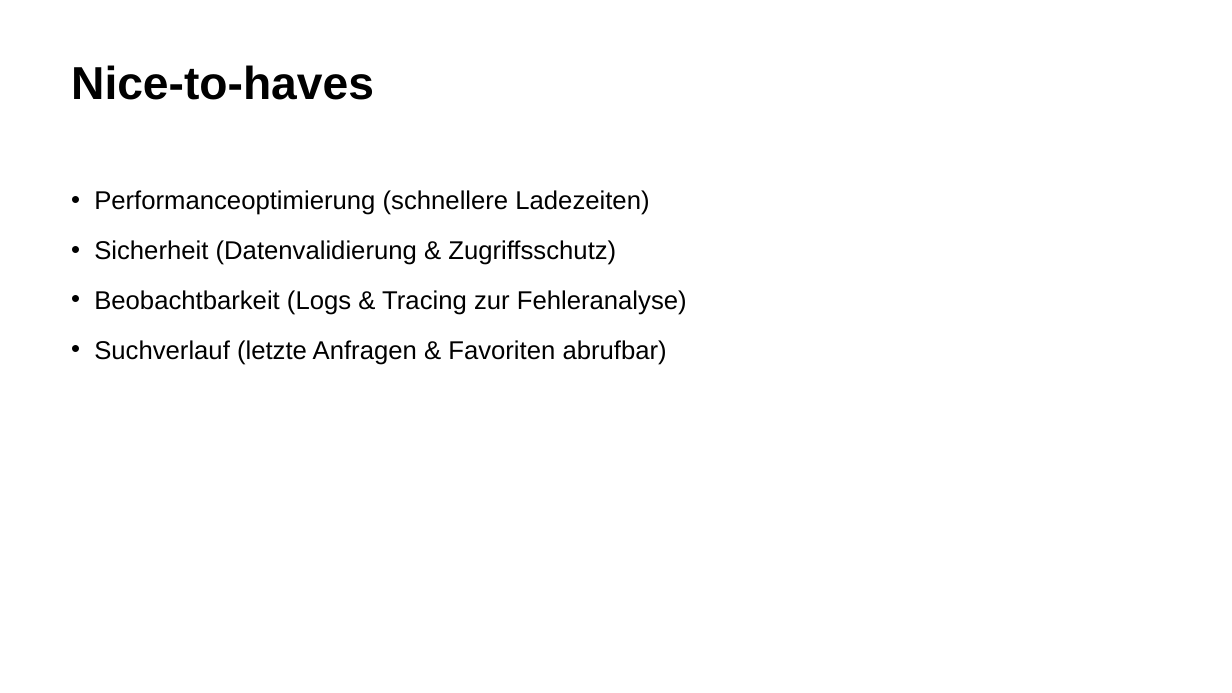
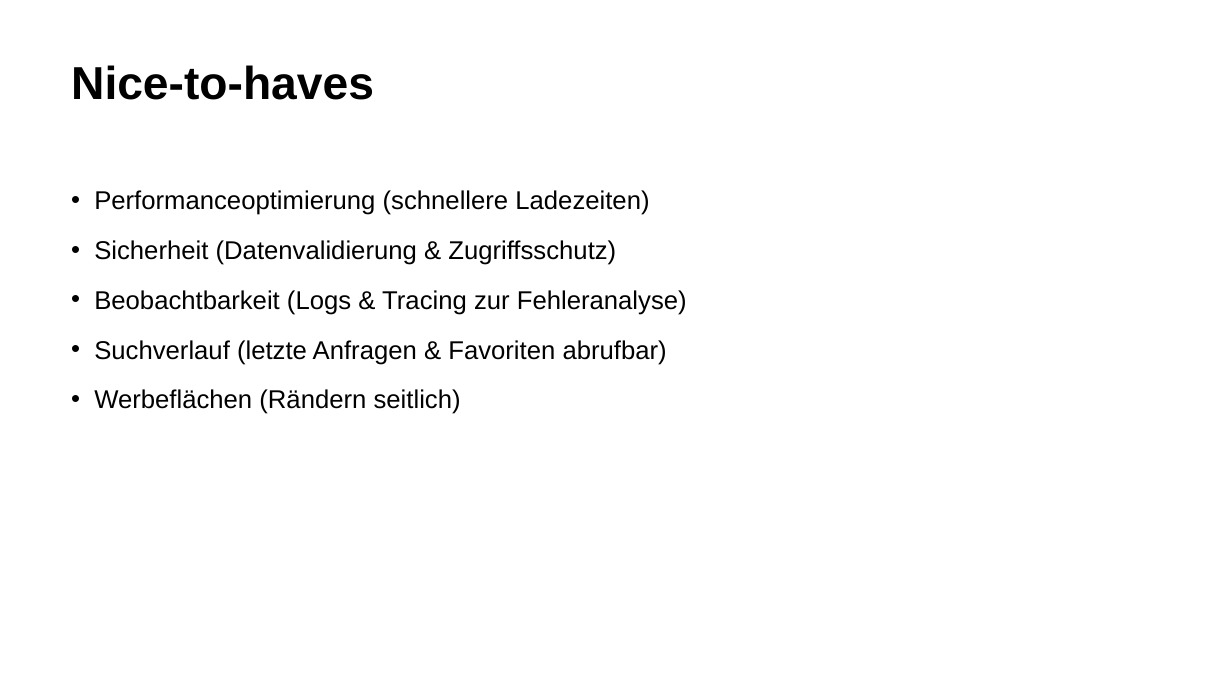
Before and after one commit to nicowally/SoupMate, a slide deck: slide 6 of Konzept.pptx. Drawn at 1232x693 pixels with LibreOffice and Linux fonts; fonts in the diff are those of the drawing. Boxes give left, top, right and bottom in pixels: in the first picture for what was removed or moved away, otherwise in the second. Text is boxed around its words. In the diff, an @@ line names an element or a change of style, - is before the commit and + after.

```diff
--- a/Konzept.pptx
+++ b/Konzept.pptx
@@ text at [94, 389, 461, 414]: paragraph added @@
+• Werbeflächen (Rändern seitlich)
```
